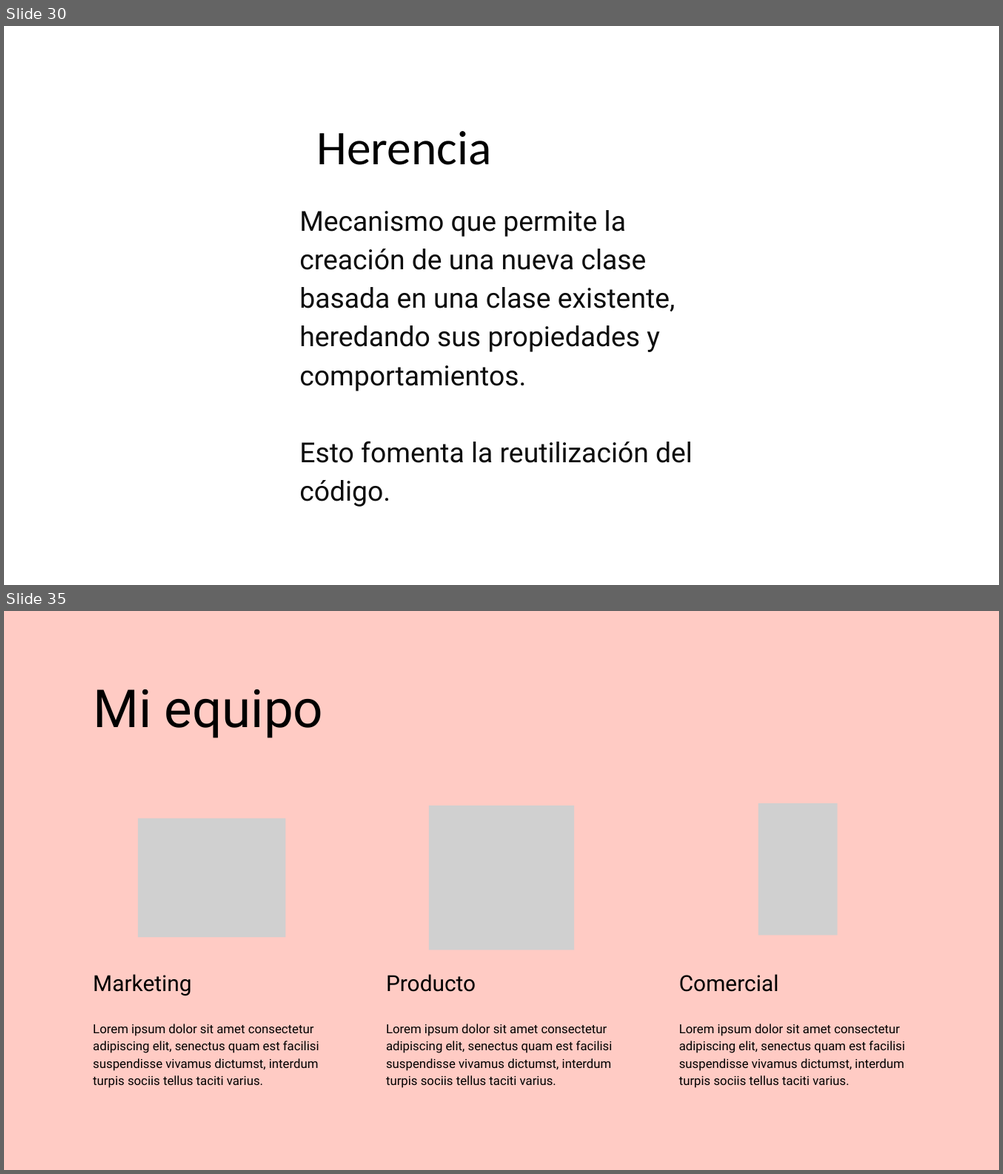
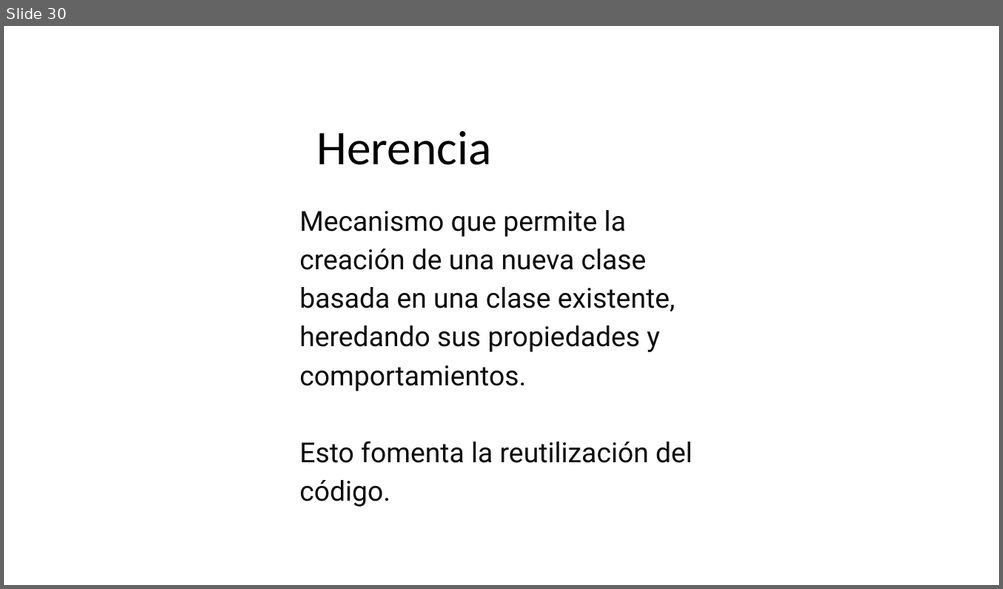
Before and after one commit to JuanRos1984/PresentacionAPP_POO, a slide deck: Presentacion POO APP.pptx. Shown one above the other, each under a label of ours: slides 30 and 35 before the commit, slide 30 after it; the slides between them are not shown. The pictures are 1003x1174 and 1003x589 pixels, drawn with LibreOffice and Linux fonts; fonts in the diff are those of the drawing; grey boxes stand for pictures. Boxes give left, top, right and bottom in pixels: in the first picture for what was removed or moved away, otherwise in the second. Text is boxed around its words. In the diff, an @@ line names an element or a change of style, - is before the commit and + after.

```diff
--- a/Presentacion POO APP.pptx
+++ b/Presentacion POO APP.pptx
@@ slide 35 removed at (4, 611, 999, 1170), background #FFCBC4 @@
@@ text removed at (93, 689, 323, 738) @@
-Mi equipo
@@ picture removed at (429, 806, 574, 950) @@
@@ picture removed at (758, 803, 837, 935) @@
@@ picture removed at (138, 818, 285, 938) @@
@@ text removed at (93, 974, 191, 997) @@
-Marketing
@@ text removed at (386, 974, 475, 992) @@
-Producto
@@ text removed at (679, 974, 779, 992) @@
-Comercial
@@ text removed at (93, 1024, 319, 1088) @@
-Lorem ipsum dolor sit amet consectetur adipiscing elit, senectus quam est facilisi suspendisse vivamus dictumst, interdum turpis sociis tellus taciti varius.
@@ text removed at (386, 1024, 612, 1088) @@
-Lorem ipsum dolor sit amet consectetur adipiscing elit, senectus quam est facilisi suspendisse vivamus dictumst, interdum turpis sociis tellus taciti varius.
@@ text removed at (679, 1024, 905, 1088) @@
-Lorem ipsum dolor sit amet consectetur adipiscing elit, senectus quam est facilisi suspendisse vivamus dictumst, interdum turpis sociis tellus taciti varius.
```
Also in this commit, not shown: 1 slide changed, 9 slides added, 13 other slides removed, 28 other files.
